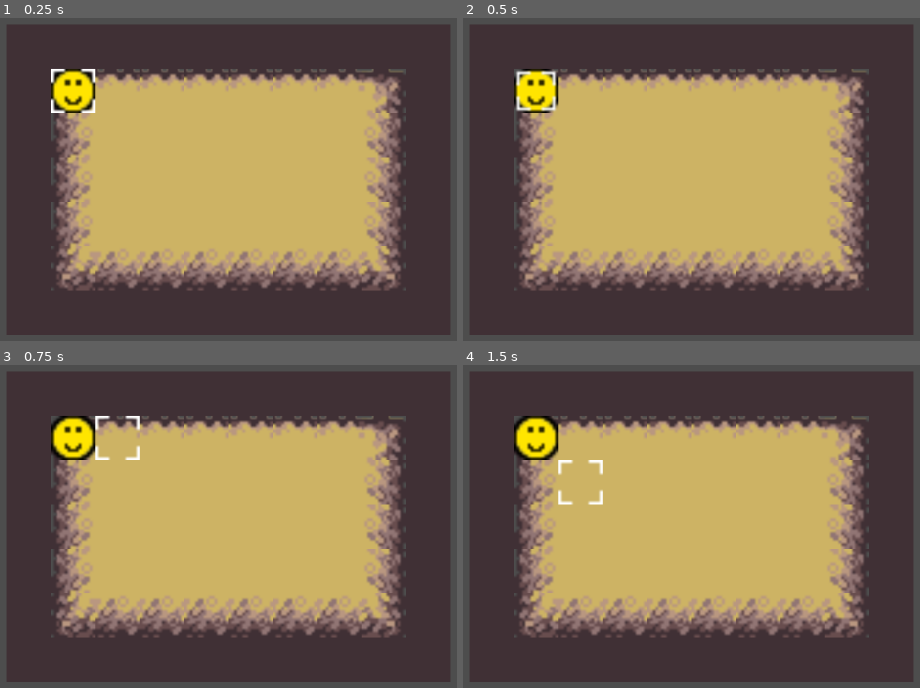
Above: before the commit, frames 1-4 (two rows, left to right).
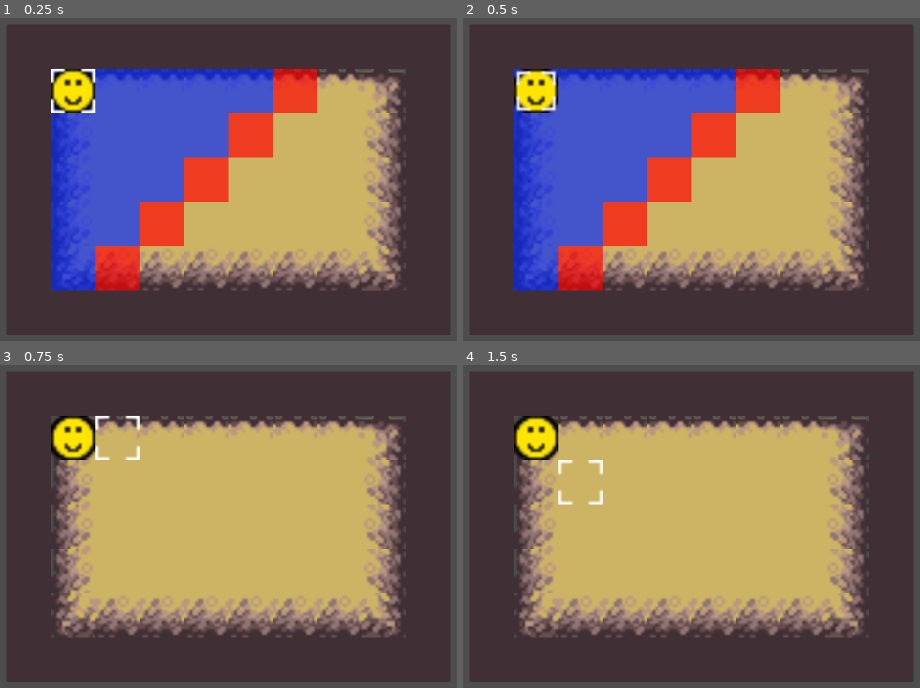
Above: after the commit, the same moments.

Repository: JonasBachmeier-UNI/GameEngineering
Game: Godot game, scene res://test.tscn
Two runs of this game, one before a commit and one after it. Both use one fixed random seed, a clock stepped at 60 frames per second and the inputs below.
Inputs:
- Up to frame 1 (0.25 s): no input
- Up to frame 2 (0.5 s): no input
- Up to frame 3 (0.75 s): hold Right (ui_right) from 0.53 s (still down); tap Space (ui_select) at 0.6 s
- Up to frame 4 (1.5 s): tap Space (ui_select) at 0.77, 1.07, 1.35 s; tap Enter at 1.25 s; release Right (ui_right) at 1.28 s; hold Down (ui_down) from 1.28 s (still down)

The runs differ from the first frame. In frame 1, 25% of the frame differs, in the area x 11-70%, y 15-85%; in frame 2, 25%; in frame 3, nothing differs; in frame 4, nothing differs.

Commit message:
implemented unitoverlay

Diff:
--- a/nohonoramongthieves/Scripts/GameLogic/unit.gd
+++ b/nohonoramongthieves/Scripts/GameLogic/unit.gd
@@ -5,6 +5,7 @@
 const ENEMY_POSITION_VALUE = 500
 
 @onready var tml = $"../../Map"
+@onready var overlay = $"../../UnitOverlay"
 @onready var gameboard = $"../../../GameBoard"
 @onready var path_follow = $"PathFollow2D"
 
@@ -141,8 +142,9 @@
 					next_batch.append(c)
 
 			for c in attackable_temp:
-				if !checked.has(c) and !in_move_range.has(c):
+				if !checked.has(c) and !in_move_range.has(c) and !in_attack_range.has(c):
 					in_attack_range.append(c)
+
 
 		check_next.append(next_batch)
 		move_count += 1
@@ -336,6 +338,19 @@
 	set_path(path)
 	start_movement()
 
+func show_range():
+	get_cells_in_range()
+	for point in in_attack_range:
+		var tile = gameboard.grid_to_tml_coords(Vector2i(point[0], point[1]))
+		print(tile)
+		overlay.set_cell(tile, 1, Vector2i(0, 0))
+
+	for point in in_move_range:
+		var tile = gameboard.grid_to_tml_coords(Vector2i(point[0], point[1]))
+		overlay.set_cell(tile, 0, Vector2i(0, 0))
+
+func clear_overlay():
+	overlay.clear()
 
 
 func coordinate_to_id(x, y):
--- a/nohonoramongthieves/cursor.gd
+++ b/nohonoramongthieves/cursor.gd
@@ -1,6 +1,7 @@
 extends AnimatedSprite2D
 
 @onready var tml = $"../Map"
+@onready var overlay = $"../UnitOverlay"
 @onready var gameboard = $"../../GameBoard"
 @export var start_x = 1
 @export var start_y = 1
@@ -127,6 +128,10 @@
 	can_select_target = false
 	can_select_enemy = false
 
+	if !did_select_unit:
+		print("HIER")
+		overlay.clear()
+
 	var hovered = get_hovered_unit()
 	if hovered == null and !did_select_unit:
 		return
@@ -135,6 +140,7 @@
 
 	## Noch keine Einheit ausgewählt
 	if !did_select_unit:
+
 		if hovered == null:
 			## Leeres Feld also nichts
 			print("Leeres Feld")
@@ -142,6 +148,7 @@
 		## Auswählbare Einheit auf Feld
 		if !hovered.isEnemy:
 			## Einheit Auswählbar
+			hovered.show_range()
 			can_select = true
 			print("Einheit Auswählbar")
 			return
@@ -190,10 +197,12 @@
 	print("Einheit ausgewählt")
 	did_select_unit = true
 	selected_unit = unit
+	selected_unit.show_range()
 	can_select = false
 
 func reset_selection():
 	print("Auswahl zurückgenommen")
+	selected_unit.clear_overlay()
 	did_select_unit = false
 	selected_unit = null
 	hovering_check()
--- a/nohonoramongthieves/test.tscn
+++ b/nohonoramongthieves/test.tscn
@@ -1,8 +1,10 @@
-[gd_scene load_steps=13 format=4 uid="uid://b63yit1cu4gvl"]
+[gd_scene load_steps=18 format=4 uid="uid://b63yit1cu4gvl"]
 
 [ext_resource type="Script" path="res://Scripts/GameLogic/game_board.gd" id="1_pdsm0"]
 [ext_resource type="Script" path="res://Scripts/GameLogic/unit.gd" id="2_2tyed"]
 [ext_resource type="Texture2D" uid="uid://ch6p6faml6exn" path="res://assets/Tileset/cave.png" id="2_wyglw"]
+[ext_resource type="Texture2D" uid="uid://bfseogyh6my87" path="res://assets/Unit/walkable_tile.png" id="3_p4v44"]
+[ext_resource type="Texture2D" uid="uid://dygywwf8t2fjm" path="res://assets/Unit/attackable_tile.png" id="4_kcg2a"]
 [ext_resource type="Texture2D" uid="uid://dl7vtvav0ny0r" path="res://assets/highlighted/highlight_tile.png" id="4_t07s4"]
 [ext_resource type="Texture2D" uid="uid://l31kxdyrswdc" path="res://assets/Unit/test.png" id="4_yitvx"]
 [ext_resource type="Texture2D" uid="uid://c6peupm1b2ju4" path="res://assets/highlighted/tile_highlighted_2.png" id="5_ut7o1"]
@@ -78,6 +80,18 @@
 sources/0 = SubResource("TileSetAtlasSource_r7elo")
 sources/1 = SubResource("TileSetAtlasSource_t18yb")
 
+[sub_resource type="TileSetAtlasSource" id="TileSetAtlasSource_s85b1"]
+texture = ExtResource("3_p4v44")
+0:0/0 = 0
+
+[sub_resource type="TileSetAtlasSource" id="TileSetAtlasSource_8l7nb"]
+texture = ExtResource("4_kcg2a")
+0:0/0 = 0
+
+[sub_resource type="TileSet" id="TileSet_7516k"]
+sources/0 = SubResource("TileSetAtlasSource_s85b1")
+sources/1 = SubResource("TileSetAtlasSource_8l7nb")
+
 [sub_resource type="Curve2D" id="Curve2D_eoxen"]
 
 [sub_resource type="SpriteFrames" id="SpriteFrames_kfbps"]
@@ -108,6 +122,7 @@
 tile_set = SubResource("TileSet_xdb4t")
 
 [node name="UnitOverlay" type="TileMapLayer" parent="GameBoard"]
+tile_set = SubResource("TileSet_7516k")
 
 [node name="UnitPath" type="TileMapLayer" parent="GameBoard"]
 
Binary file added: nohonoramongthieves/assets/Unit/attackable_tile.png
Not shown, added: nohonoramongthieves/assets/Unit/attackable_tile.png.import
Binary file added: nohonoramongthieves/assets/Unit/walkable_tile.png
Not shown, added: nohonoramongthieves/assets/Unit/walkable_tile.png.import
